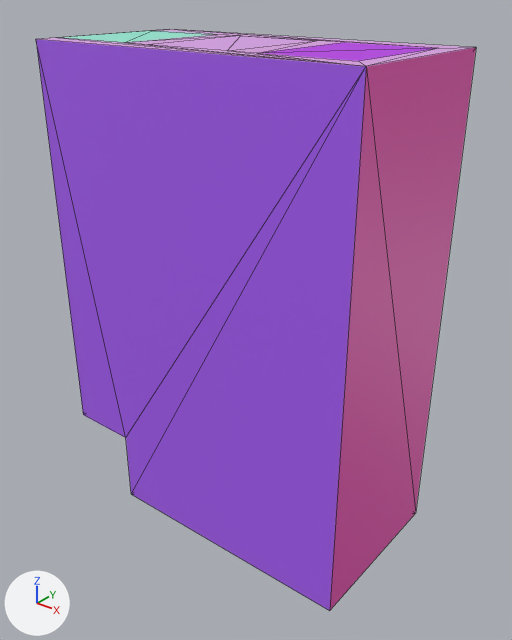
Two versions of the OBJ model BRAS meshes/CR2_ubersimplified/CR2_ubersimplified_naive_obj/mesh.obj, one commit apart.
Before and after are seen from a 50 mm lens placed at (7.4, -10.25, 5.09), pointed at (0.39, -1.49, -0.34). The axes (+X, +Y, +Z) are drawn at lower left. The lights are the same throughout. The picture after the commit comes second. Mesh edges are drawn as thin lines. Where no turn or scale is listed for an object, it has been applied to the vertices. Vertices at exactly the same position are counted once.
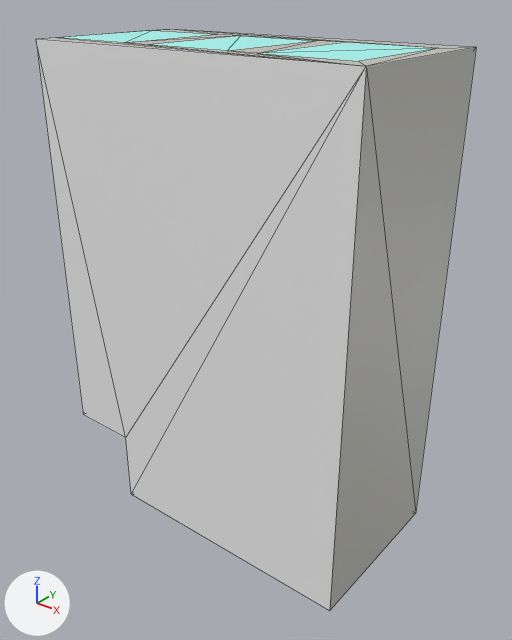
Location of each change, (x1, y1, x2, y2) in pixels of the pictures (512 x 640 px):
'mesh', recoloured, reshaped (lighter): (36, 29, 476, 611) in both
part 1 of me_mesh, reshaped: (36, 42, 126, 438) in both
part 2 of me_mesh, recoloured (purple to white): (36, 39, 366, 611) in both
part 3 of me_mesh, recoloured (pink to light grey): (330, 47, 476, 610) in both

What the commit changed:
Material 'Patch_2_Mat_CR2_windows' (mat_patch_2_mat_cr2_windows) changes colour from purple #bc18ee to cyan #abfff9; in linear values from (0.504, 0.00937, 0.855) to (0.408, 1.0, 0.949).
Material 'Patch_3_Mat_CR2_windows' (mat_patch_3_mat_cr2_windows) changes colour from purple #dda2ec to cyan #abfff9; in linear values from (0.721, 0.362, 0.838) to (0.408, 1.0, 0.949).
Material 'Patch_4_Mat_CR2_windows' (mat_patch_4_mat_cr2_windows) changes colour from green #94eed6 to cyan #abfff9; in linear values from (0.297, 0.851, 0.674) to (0.408, 1.0, 0.949).
Material 'Patch_8_Mat_CR2_concrete' (mat_patch_8_mat_cr2_concrete) changes colour from purple #dea4e7 to light grey #c5c4bd; in linear values from (0.728, 0.371, 0.796) to (0.557, 0.553, 0.51).
Material 'Patch_15_Mat_CR2_concrete' (mat_patch_15_mat_cr2_concrete) changes colour from green #9edf38 to light grey #c5c4bd; in linear values from (0.344, 0.735, 0.0399) to (0.557, 0.553, 0.51).
Material 'Patch_16_Mat_CR2_concrete' (mat_patch_16_mat_cr2_concrete) is new.
Its base color is (0.557, 0.553, 0.51) (light grey #c5c4bd).
Material 'Patch_13_Mat_CR2_plaster' (mat_patch_13_mat_cr2_plaster) is new.
Its base color is (0.847, 0.839, 0.776) (white #edece4).
Material 'Patch_14_Mat_CR2_ceiling' (mat_patch_14_mat_cr2_ceiling) is new.
Its base color is (0.886, 0.886, 0.886) (white #f2f2f2).
Material 'Patch_18_Mat_CR2_concrete' (mat_patch_18_mat_cr2_concrete) is new.
Its base color is (0.557, 0.553, 0.51) (light grey #c5c4bd).
me_mesh is used by ob_mesh; location (0.0, 0.0, 0.0).
Verts and faces of me_mesh; kept vertices keep their numbers, new ones are numbered from 36.
Before the commit, vertices of me_mesh: 19 (-1.62, -2.99, -2.89) at pixel (125, 437), 31 (-2.88, -2.99, 4.19) at pixel (35, 39), 34 (-2.88, -2.99, -2.89) at pixel (83, 414).
me_mesh had 36 vertices, 46 faces and spanned x -2.88..3.15, y -2.99..0.0, z -4.26..4.19.
me_mesh now has 37 vertices, 48 faces and spans x -2.88..3.16, y -2.99..0.0, z -4.25..4.19.
Part 1, on me_mesh:
Faces deleted: (19, 34, 31).
New vertex 36 is at (-2.88, -2.99, -2.89), pixel (83, 414).
New faces: (31, 36, 34) (mat_patch_10_mat_cr2_plaster (white #edece4)).
New faces: (19, 34, 36) (mat_patch_12_mat_cr2_plaster (white #edece4)).
New faces: (19, 36, 31) (mat_patch_14_mat_cr2_ceiling (white #f2f2f2)).
me_mesh part 2: 3 faces spanning x -2.88..3.16, y -2.99, z -4.25..4.19 switch from mat_patch_13_mat_cr2_ceiling (purple #a95ff5) to mat_patch_14_mat_cr2_ceiling (white #f2f2f2).
me_mesh part 3: 2 faces spanning x 3.12..3.16, y -2.99..0.0, z -4.2..4.19 switch from mat_patch_14_mat_cr2_concrete (pink #ee4fb6) to mat_patch_15_mat_cr2_concrete (light grey #c5c4bd).
me_mesh no longer uses material mat_patch_17_mat_cr2_concrete (pink #fac6e8).
me_mesh gains material mat_patch_13_mat_cr2_plaster (white #edece4).
me_mesh gains material mat_patch_16_mat_cr2_concrete (light grey #c5c4bd).
me_mesh gains material mat_patch_18_mat_cr2_concrete (light grey #c5c4bd).
